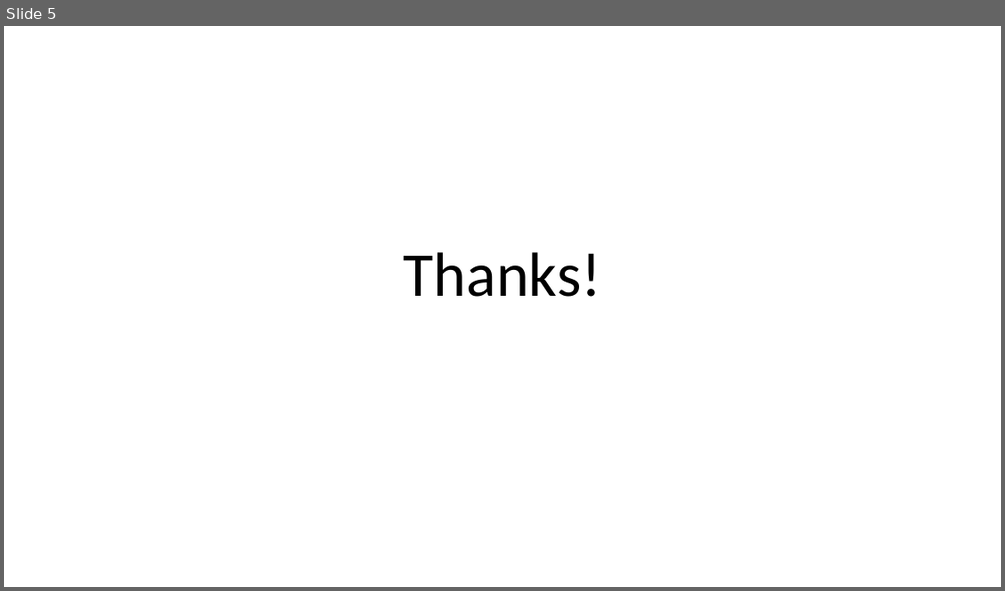
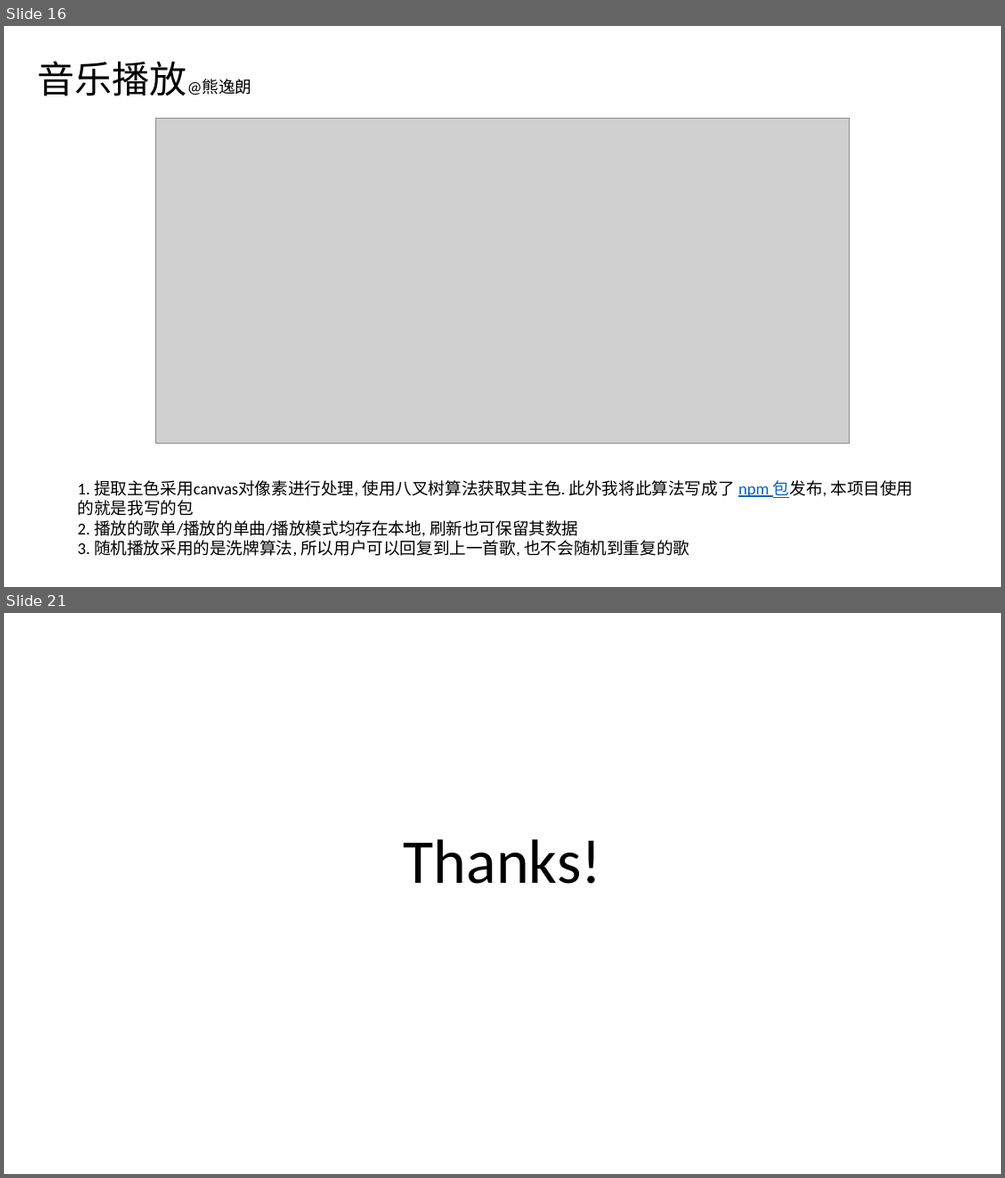
Before and after one commit to xiong35/netease-web, a slide deck: docs/项目介绍.pptx. Shown one above the other, each under a label of ours: slide 5 before the commit, slides 16 and 21 after it; the slides between them are not shown. The pictures are 1005x591 and 1005x1178 pixels, drawn with LibreOffice and Linux fonts; fonts in the diff are those of the drawing; grey boxes stand for pictures. Boxes give left, top, right and bottom in pixels: in the first picture for what was removed or moved away, otherwise in the second. Text is boxed around its words. In the diff, an @@ line names an element or a change of style, - is before the commit and + after.

```diff
--- a/docs/项目介绍.pptx
+++ b/docs/项目介绍.pptx
@@ slide 16 added at (4, 26, 1001, 587), background #FFFFFF @@
@@ title added at (38, 61, 251, 96), 36 pt, text #000000 @@
+音乐播放@熊逸朗
@@ picture added at (156, 118, 849, 443) @@
@@ text added at (78, 480, 914, 556), 16 pt, text #000000 @@
+1. 提取主色采用canvas对像素进行处理, 使用八叉树算法获取其主色. 此外我将此算法写成了 npm 包发布, 本项目使用的就是我写的包
+2. 播放的歌单/播放的单曲/播放模式均存在本地, 刷新也可保留其数据
+3. 随机播放采用的是洗牌算法, 所以用户可以回复到上一首歌, 也不会随机到重复的歌
@@ what was slide 5 is now slide 21 @@
```
Also in this commit, not shown: 3 slides changed, 16 other slides added, 1 slide removed, 3 other files.
